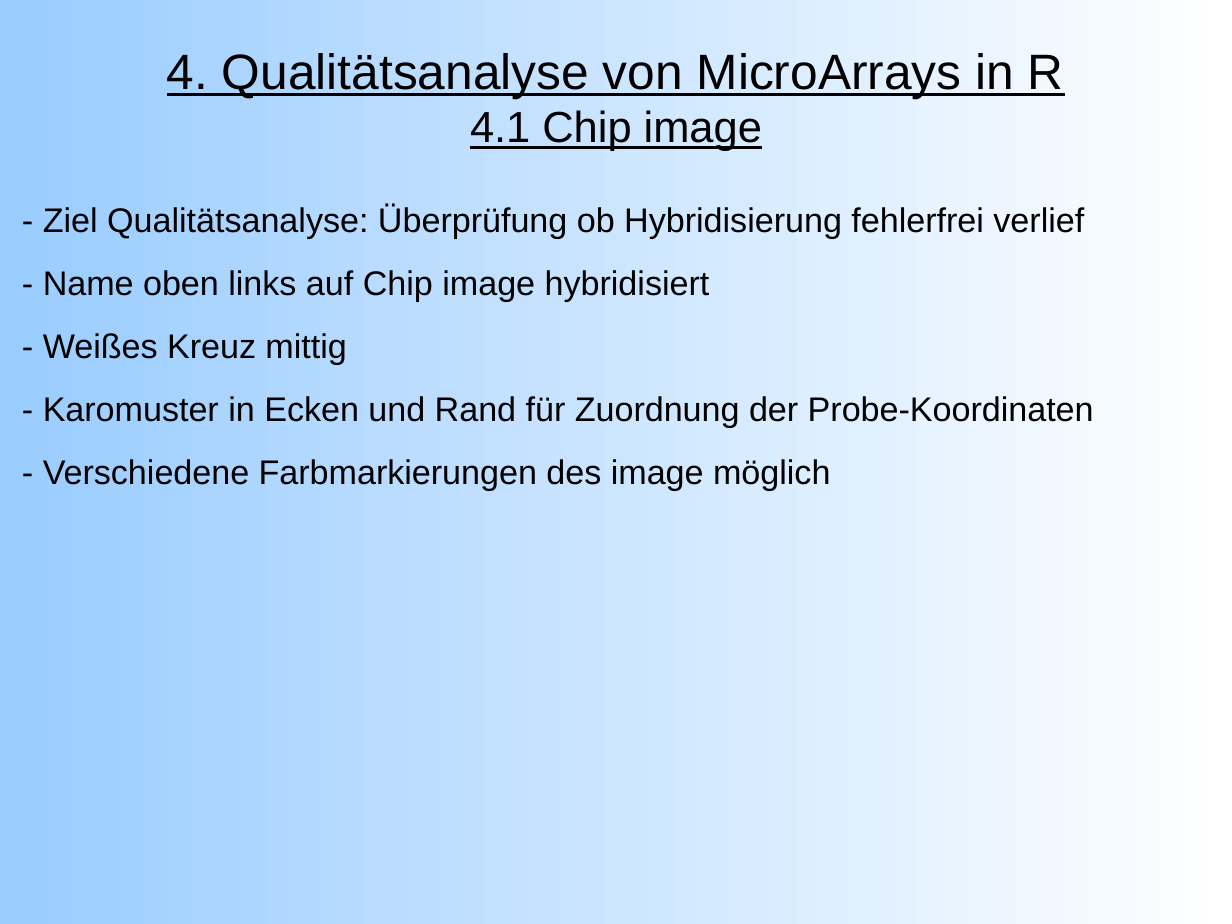
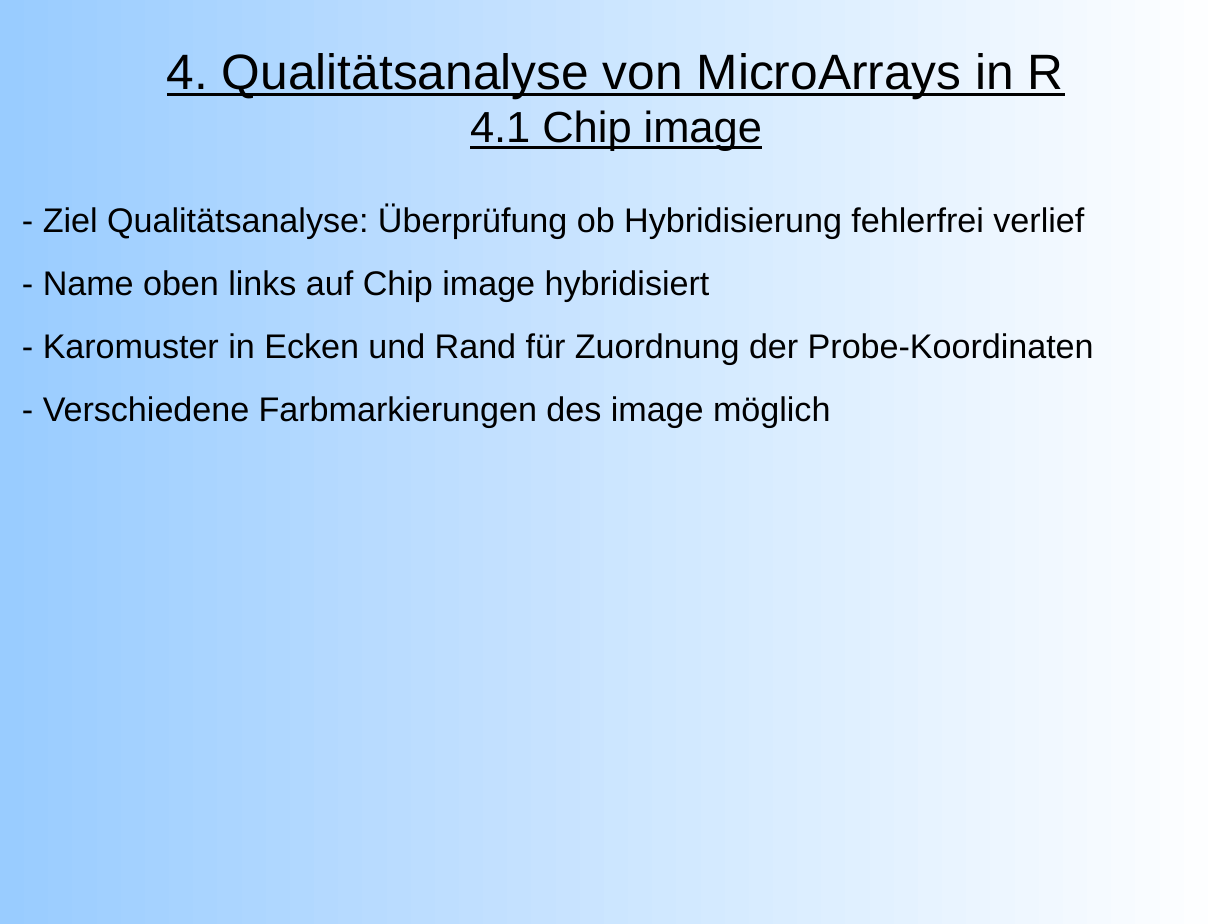
Before and after one commit to emmkey/GenEx, a slide deck: slide 12 of W1 Praesentation.odp (slide 10 before the commit). Drawn at 1232x924 pixels with LibreOffice and Linux fonts; fonts in the diff are those of the drawing. Boxes give left, top, right and bottom in pixels: in the first picture for what was removed or moved away, otherwise in the second. Text is boxed around its words. In the diff, an @@ line names an element or a change of style, - is before the commit and + after.

```diff
--- a/W1 Praesentation.odp
+++ b/W1 Praesentation.odp
@@ text at [43, 333, 346, 364]: paragraph removed @@
-- Weißes Kreuz mittig
```
Also in this commit, not shown: 2 other slides changed, 2 slides added.
